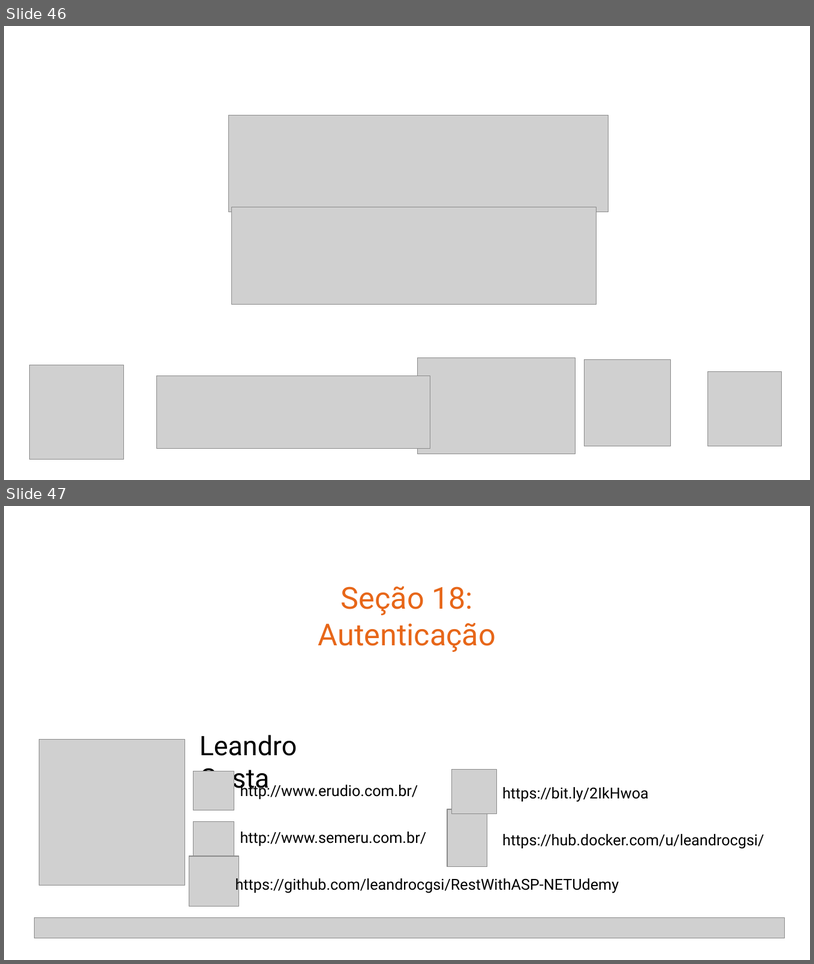
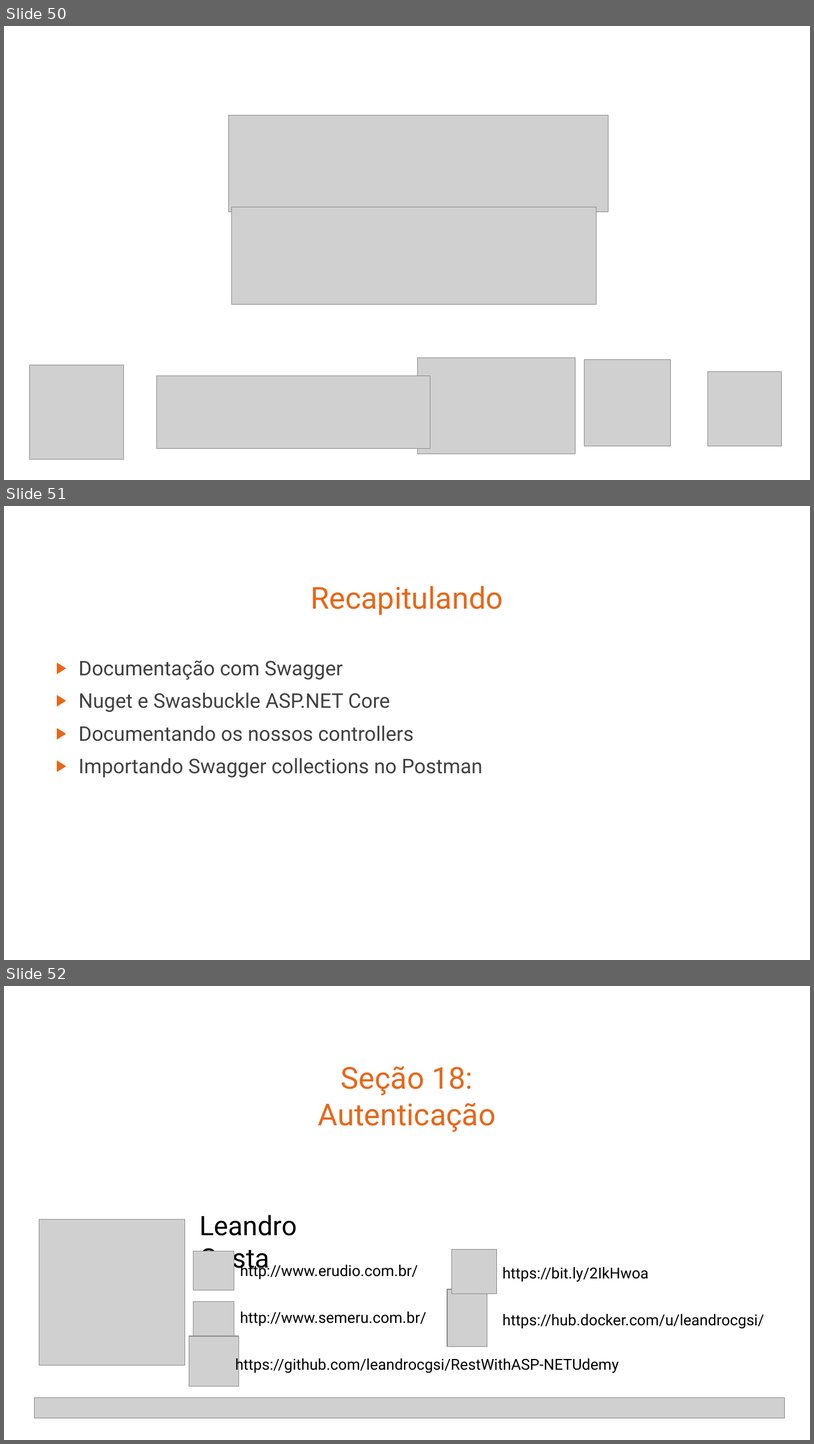
Before and after one commit to leandrocgsi/RestWithASP-NETUdemy, a slide deck: Documents/Building Modern RESTFul API's With ASP.NET Core - Architectural Overview.pptx. Shown one above the other, each under a label of ours: slides 46 and 47 before the commit, slides 50, 51 and 52 after it. The pictures are 814x964 and 814x1444 pixels, drawn with LibreOffice and Linux fonts; fonts in the diff are those of the drawing; grey boxes stand for pictures. Boxes give left, top, right and bottom in pixels: in the first picture for what was removed or moved away, otherwise in the second. Text is boxed around its words. In the diff, an @@ line names an element or a change of style, - is before the commit and + after.

```diff
--- a/Documents/Building Modern RESTFul API's With ASP.NET Core - Architectural Overview.pptx
+++ b/Documents/Building Modern RESTFul API's With ASP.NET Core - Architectural Overview.pptx
@@ slide 51 added at box(4, 506, 810, 960), background #FFFFFF @@
@@ title added at box(311, 586, 503, 615), 36 pt, text #E76618 @@
+Recapitulando
@@ text added at box(78, 660, 483, 777), 24 pt, text #404040 @@
+▶ Documentação com Swagger
+▶ Nuget e Swasbuckle ASP.NET Core
+▶ Documentando os nossos controllers
+▶ Importando Swagger collections no Postman
@@ what was slide 46 is now slide 50 @@
@@ what was slide 47 is now slide 52 @@
```
Also in this commit, not shown: 3 slides changed, 11 other slides added, 3 slides removed.
